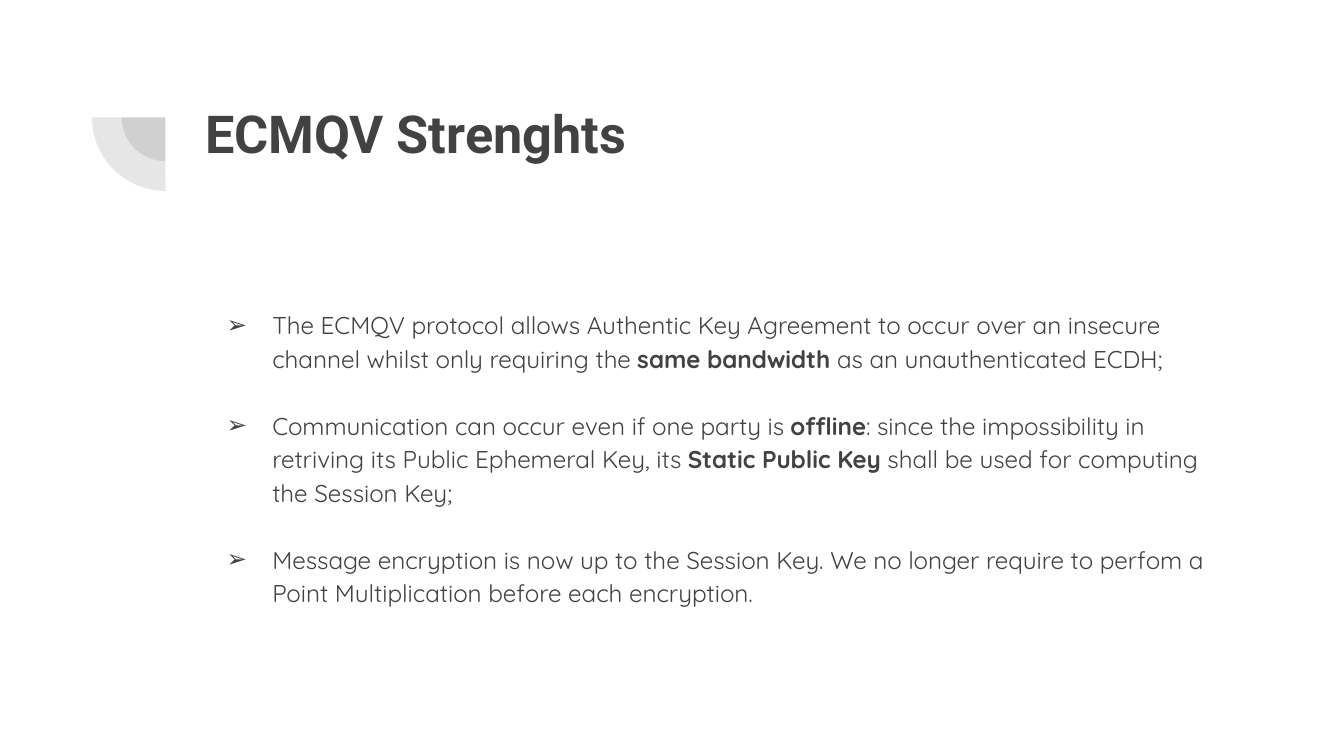
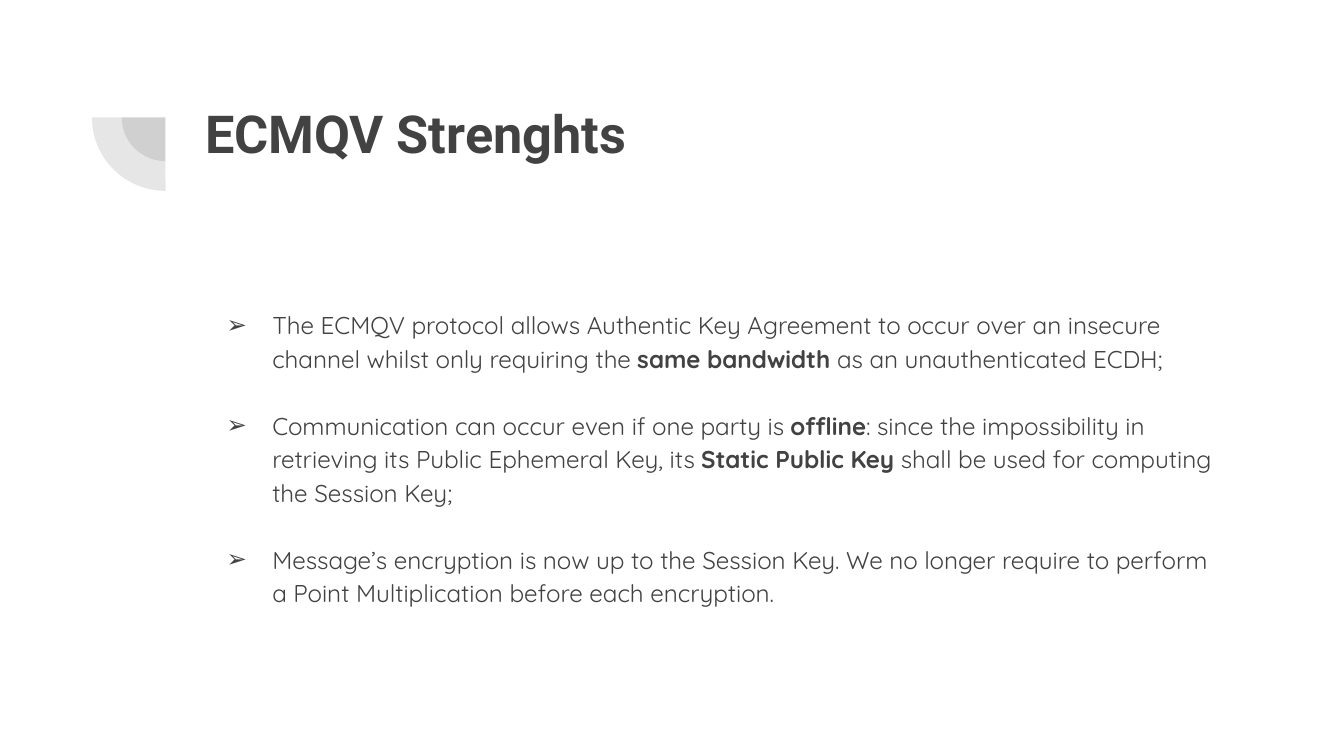
Before and after one commit to Mark692/ECC-Java, a slide deck: slide 15 of ECMQV.pptx. Drawn at 1344x756 pixels with LibreOffice and Linux fonts; fonts in the diff are those of the drawing. Boxes give left, top, right and bottom in pixels: in the first picture for what was removed or moved away, otherwise in the second. Text is boxed around its words. In the diff, an @@ line names an element or a change of style, - is before the commit and + after.

```diff
--- a/ECMQV.pptx
+++ b/ECMQV.pptx
@@ text at box(272, 417, 1212, 607): text changed @@
-➢ Communication can occur even if one party is offline: since the impossibility in retriving its Public Ephemeral Key, its Static Public Key shall be used for computing the Session Key;
-➢ Message encryption is now up to the Session Key. We no longer require to perfom a Point Multiplication before each encryption.
+➢ Communication can occur even if one party is offline: since the impossibility in retrieving its Public Ephemeral Key, its Static Public Key shall be used for computing the Session Key;
+➢ Message’s encryption is now up to the Session Key. We no longer require to perform a Point Multiplication before each encryption.
```
Also in this commit, not shown: 4 other slides changed.
